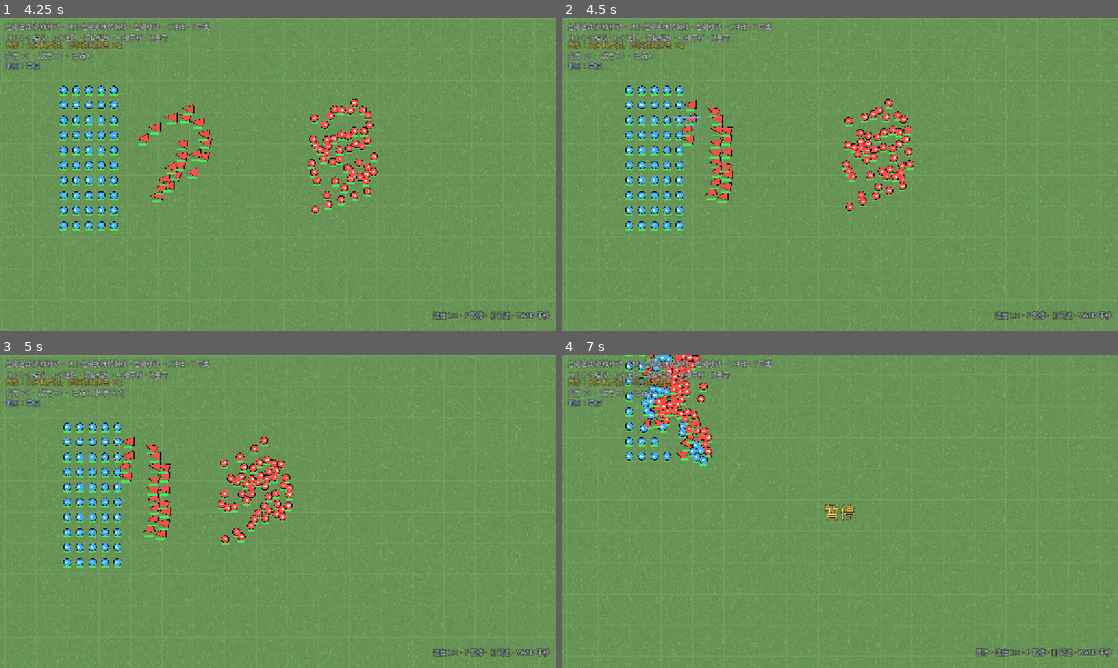
Above: before the commit, frames 1-4 (two rows, left to right).
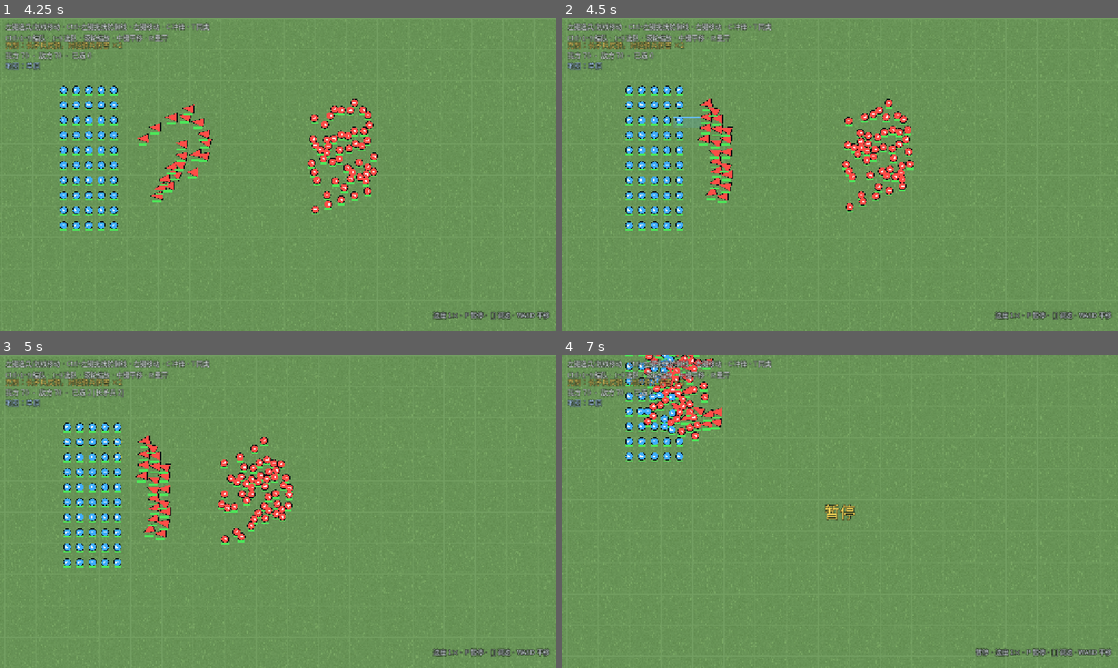
Above: after the commit, the same moments.

Repository: addisonhuang6-stack/WarOfAge
Game: Godot game, scene res://scenes/battle.tscn
The game is run twice, just before and just after one commit, with the same random seed, the same clock (stepped at 60 frames per second) and the same inputs. This scene is started directly instead of the project's main scene.
Inputs (mouse positions are in pixels of both pictures, inside the frame that each line leads up to):
- Up to frame 1 (4.25 s): tap Enter at 0.5, 2.75 s; move the mouse to (400, 158) at 0.52 s; hold D 0.53-1.25 s; tap 1 at 0.6 s; click (400, 158) at 0.67 s; tap Space at 0.77, 1.25, 3.77 s; drag from (166, 190) to (250, 237) at 1.27 s; move the mouse to (333, 105) at 2.02 s; hold D 2.03-2.75 s; tap P at 2.1 s; drag from (250, 237) to (111, 127) at 2.77 s; move the mouse to (444, 221) at 3.52 s; hold A from 3.53 s (still down); tap Keypad Enter at 3.6 s
- Up to frame 2 (4.5 s): release A at 4.25 s; drag from (673, 127) to (756, 96) at 4.27 s
- Up to frame 3 (5 s): no input
- Up to frame 4 (7 s): move the mouse to (867, 511) at 5.02 s; hold S 5.03-5.75 s; hold T 5.03-5.75 s; click (867, 511) at 5.17 s; drag from (756, 433) to (728, 527) at 5.77 s; move the mouse to (962, 495) at 6.52 s; hold W from 6.53 s (still down); tap 1 at 6.6 s; tap Space at 6.77 s

Frame 1 is identical in both runs. In frame 2, 0.4% of the frame differs, in the area x 20-28%, y 25-41%; in frame 3, 0.4%; in frame 4, 2.5%, in the area x 13-29%, y 0-36%.

Commit message:
Keep formations in melee and add playability controls

Diff:
--- a/data/units/light_cavalry.json
+++ b/data/units/light_cavalry.json
@@ -11,7 +11,7 @@
 		"speed": 5.0,
 		"radius": 0.07,
 		"attack_range": 0.18,
-		"attack_interval": 1.1,
+		"attack_interval": 0.333333,
 		"aggro_range": 6.0,
 		"counter_tags": [],
 		"counter_multiplier": 1.0,
--- a/data/units/spearman.json
+++ b/data/units/spearman.json
@@ -11,7 +11,7 @@
 		"speed": 2.0,
 		"radius": 0.055,
 		"attack_range": 0.2,
-		"attack_interval": 1.2,
+		"attack_interval": 0.333333,
 		"aggro_range": 5.0,
 		"counter_tags": ["cavalry"],
 		"counter_multiplier": 2.0,
--- a/scripts/battle/battle_controller.gd
+++ b/scripts/battle/battle_controller.gd
@@ -976,15 +976,22 @@
 func _enemy_ai_step() -> void:
 	var enemies: Array[UnitBase] = []
 	var players: Array[UnitBase] = []
+	var any_engaged := false
 	for id in units_by_id:
 		var unit: UnitBase = units_by_id[id]
 		if not is_instance_valid(unit) or unit.hp <= 0.0:
 			continue
 		if unit.player_id == 0:
 			players.append(unit)
-		elif unit.melee_target == null and not unit.is_charging:
-			enemies.append(unit)
+		else:
+			if unit.melee_target != null:
+				any_engaged = true
+			elif not unit.is_charging:
+				enemies.append(unit)
 	if enemies.is_empty() or players.is_empty():
+		return
+	# 一旦前线接战，停止重新下令，让双方在阵型原位对拼。
+	if any_engaged:
 		return
 	var centroid := Vector3.ZERO
 	for unit in enemies:
--- a/scripts/units/unit_base.gd
+++ b/scripts/units/unit_base.gd
@@ -85,29 +85,31 @@
 	if is_charging:
 		_process_charge(delta)
 	else:
-		if melee_target != null and (not is_instance_valid(melee_target) or melee_target.hp <= 0.0):
+		if not move_points.is_empty():
 			melee_target = null
-			current_target = null
-		if melee_target == null:
-			_try_engage_enemy()
-		if melee_target != null:
-			_process_melee(delta)
-		elif not move_points.is_empty():
 			current_target = null
 			_follow_path(delta)
 		else:
-			# 待命状态：只攻击射程内的敌人，绝不自主移动。
-			if _acquire_timer <= 0.0:
-				_acquire_target()
-				_acquire_timer = 0.25
-			if current_target != null and not is_instance_valid(current_target):
+			if melee_target != null and (not is_instance_valid(melee_target) or melee_target.hp <= 0.0):
+				melee_target = null
 				current_target = null
-			if current_target != null:
-				if _is_target_engageable(current_target):
-					if _attack_cooldown <= 0.0:
-						_attack(current_target)
-				else:
+			if melee_target == null:
+				_try_engage_enemy()
+			if melee_target != null:
+				_process_melee(delta)
+			else:
+				# 待命状态：只攻击射程内的敌人，绝不自主移动。
+				if _acquire_timer <= 0.0:
+					_acquire_target()
+					_acquire_timer = 0.25
+				if current_target != null and not is_instance_valid(current_target):
 					current_target = null
+				if current_target != null:
+					if _is_target_engageable(current_target):
+						if _attack_cooldown <= 0.0:
+							_attack(current_target)
+					else:
+						current_target = null
 		_apply_separation(delta)
 
 	_update_marker_rotation()
@@ -386,11 +388,9 @@
 		return
 	melee_target = best
 	current_target = best
-	move_points.clear()
-	hold_facing = Vector3.ZERO
-
-
-func _process_melee(delta: float) -> void:
+
+
+func _process_melee(_delta: float) -> void:
 	if melee_target == null or not is_instance_valid(melee_target) or melee_target.hp <= 0.0:
 		melee_target = null
 		current_target = null
@@ -405,8 +405,9 @@
 	if distance <= attack_range:
 		if _attack_cooldown <= 0.0:
 			_attack(melee_target)
-	else:
-		_move_position(delta, melee_target.global_position, not _holds_facing_in_combat())
+	elif distance > leash:
+		melee_target = null
+		current_target = null
 
 
 func _move_position(delta: float, target: Vector3, rotate_facing: bool = true) -> void:
